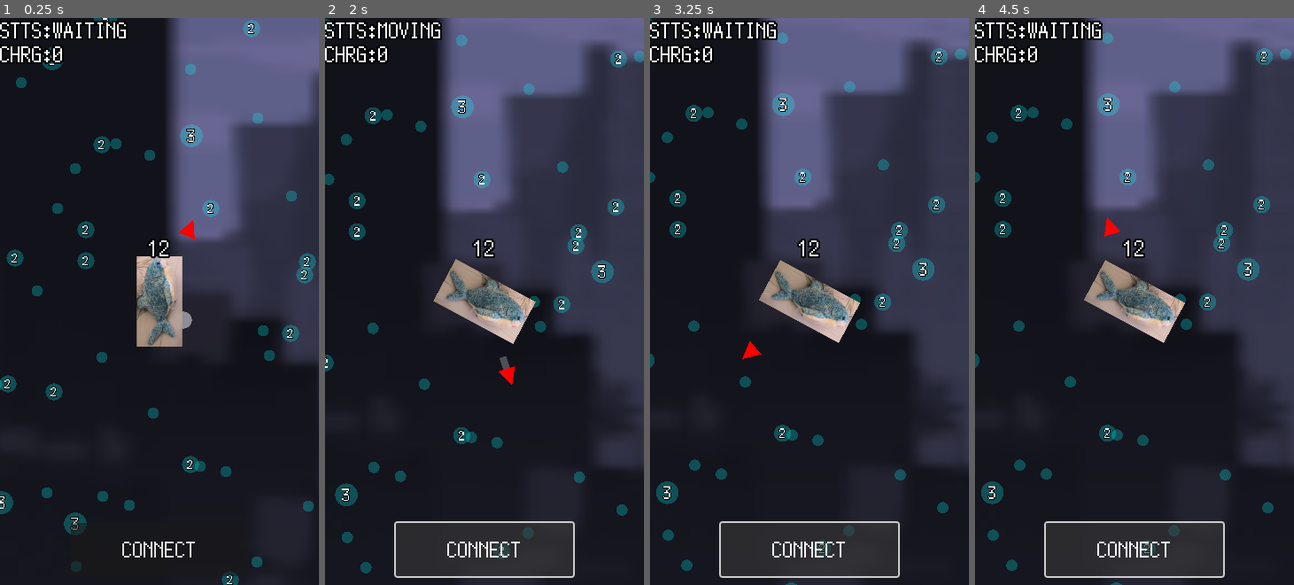
Above: before the commit, frames 1-4 (left to right).
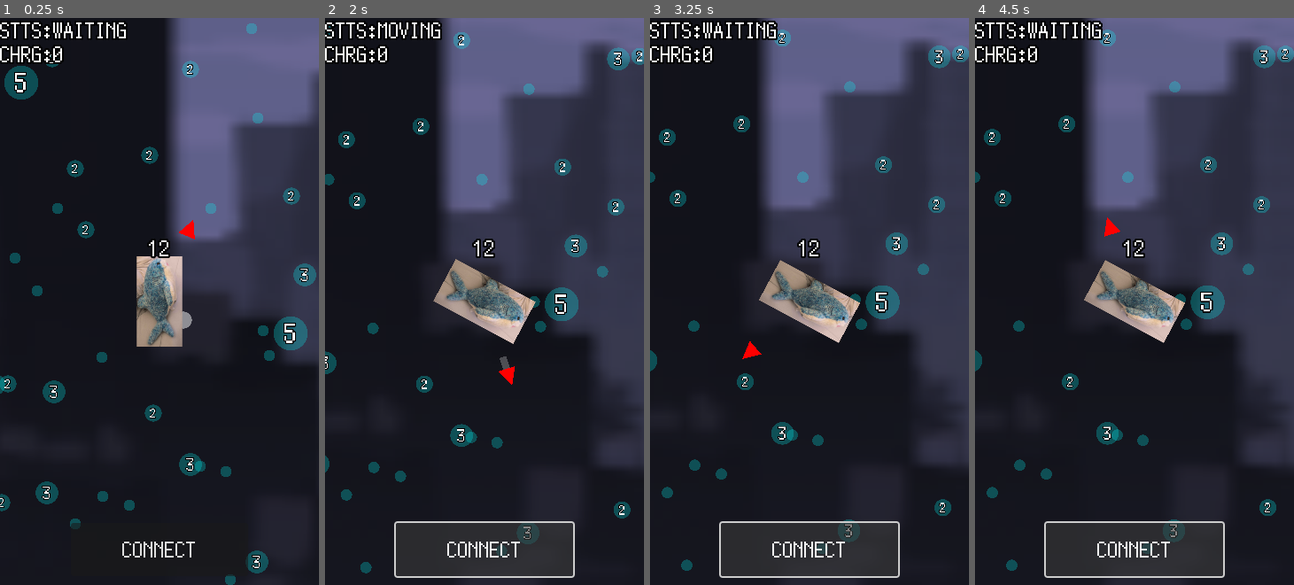
Above: after the commit, the same moments.

Repository: kamikoloss/sharking
Game: Godot game, scene res://scenes/main.tscn
The game is run twice, just before and just after one commit, with the same random seed, the same clock (stepped at 60 frames per second) and the same inputs.
Inputs:
- Up to frame 1 (0.25 s): no input
- Up to frame 2 (2 s): click "CONNECT" at 1.25 s
- Up to frame 3 (3.25 s): no input
- Up to frame 4 (4.5 s): no input

The runs differ from the first frame. In frame 1, 3.6% of the frame differs, in the area x 0-100%, y 0-100%; in frame 2, 2.9%; in frame 3, 2.9%; in frame 4, 2.9%.

Commit message:
微修正

Diff:
--- a/scenes/hero.tscn
+++ b/scenes/hero.tscn
@@ -56,7 +56,7 @@
 expand_mode = 1
 
 [node name="SquareBg" type="TextureRect" parent="Control/Arrow"]
-self_modulate = Color(0, 0, 0, 0.752941)
+self_modulate = Color(0, 0, 0, 0.501961)
 layout_mode = 0
 offset_left = -4.0
 offset_top = -80.0
--- a/scripts/level.gd
+++ b/scripts/level.gd
@@ -1,9 +1,5 @@
 extends Node2D
 class_name Level
-
-
-const CHARACTERS = "0123456789abcdefghijklmnopqrstuvwxyz"
-const ID_LENGTH = 16
 
 
 var exp_intance_ids: Array[int] = []
@@ -12,7 +8,7 @@
 @export var _exp_scene: PackedScene
 @export var _exps_node: Node2D
 var _exp_point_sum = 500 # 合計何 pt になるまで EXP を生成するか
-var _exp_point_list: Array[int] = [1, 1, 1, 2, 2, 3] # 生成する EXP のポイントのリスト
+var _exp_point_list: Array[int] = [1, 1, 1, 1, 1, 2, 2, 2, 3, 3, 5] # 生成する EXP のポイントのリスト (確率込み)
 
 var _level_size: int = 640 # Level の大きさ (px, 辺/2)
 var _rng = RandomNumberGenerator.new()
